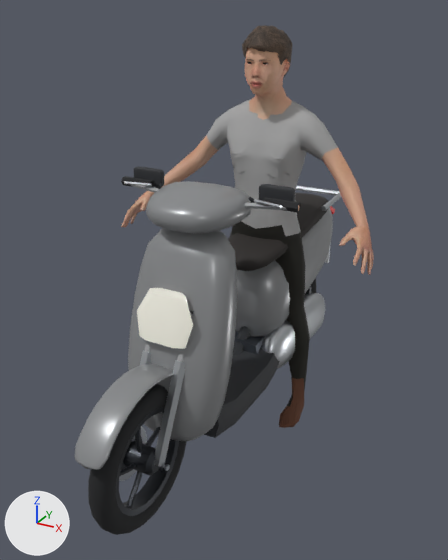
The glTF model priv/models/honda_vision_110_rider.mid.glb: old version first, new version second.
Before and after are seen from a 50 mm lens placed at (1.04, -1.94, 1.62), pointed at (-0.03, -0.01, 0.66). The axes (+X, +Y, +Z) are drawn at lower left. The lights are the same throughout. The older version comes first. Where no turn or scale is listed for an object, it has been applied to the vertices. Vertices at exactly the same position are counted once.

The first picture shows 'engine', 'fork', 'front_wheel', 'honda_vision_110_rider', 'rider_mesh', 'seat' and 1 more.
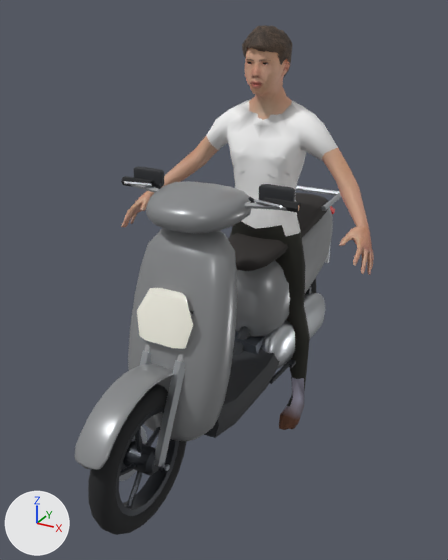
Boxes [x1, y1, x2, y2] around the edits, measured in the pictures (448 x 560 px):
'rider_mesh', recoloured (lighter)
    both: [204, 99, 339, 428]
'side_stand', added
    after: [270, 359, 296, 384]

What changed in the scene script:
```text
Change mat_color_elvs_crude_t_shirt_male:
    where n0 = _N.new('ShaderNodeBsdfPrincipled'); n0.name = 'Principled BSDF'
    remove n0.inputs[0].default_value = (0.376, 0.376, 0.376, 1.0)  # 'Base Color', grey #a5a5a5
    add n2 = _N.new('ShaderNodeVertexColor'); n2.name = 'Color Attribute'
    add _L.new(n2.outputs[0], n0.inputs[0])  # 'Color' to 'Base Color'
Change mat_color_shoes01:
    where n0 = _N.new('ShaderNodeBsdfPrincipled'); n0.name = 'Principled BSDF'
    remove n0.inputs[0].default_value = (0.122, 0.0482, 0.0252, 1.0)  # 'Base Color', brown #623e2c
    add n2 = _N.new('ShaderNodeVertexColor'); n2.name = 'Color Attribute'
    add _L.new(n2.outputs[0], n0.inputs[0])  # 'Color' to 'Base Color'
Change me_rider_mesh:
    where me_rider_mesh.from_pydata(...)  # 3748 vertices, 7234 faces; spans x -0.53..0.53, y -0.35..0.1, z 0.0..1.64
    used by ob_rider_mesh; location = (0.0, 0.325, -0.08)
    me_rider_mesh part 1: vertex colours changed
Add me_side_stand:
    me_side_stand.from_pydata(...)  # 20 vertices, 32 faces; spans x -0.01..0.03, y -0.001..0.195, z -0.009..0.009
    me_side_stand.materials.append(mat_black)  # black #1f2328
Add ob_side_stand:
    ob_side_stand = bpy.data.objects.new('side_stand', me_side_stand)
    ob_side_stand.location = (0.15, 0.075, 0.2)
```
